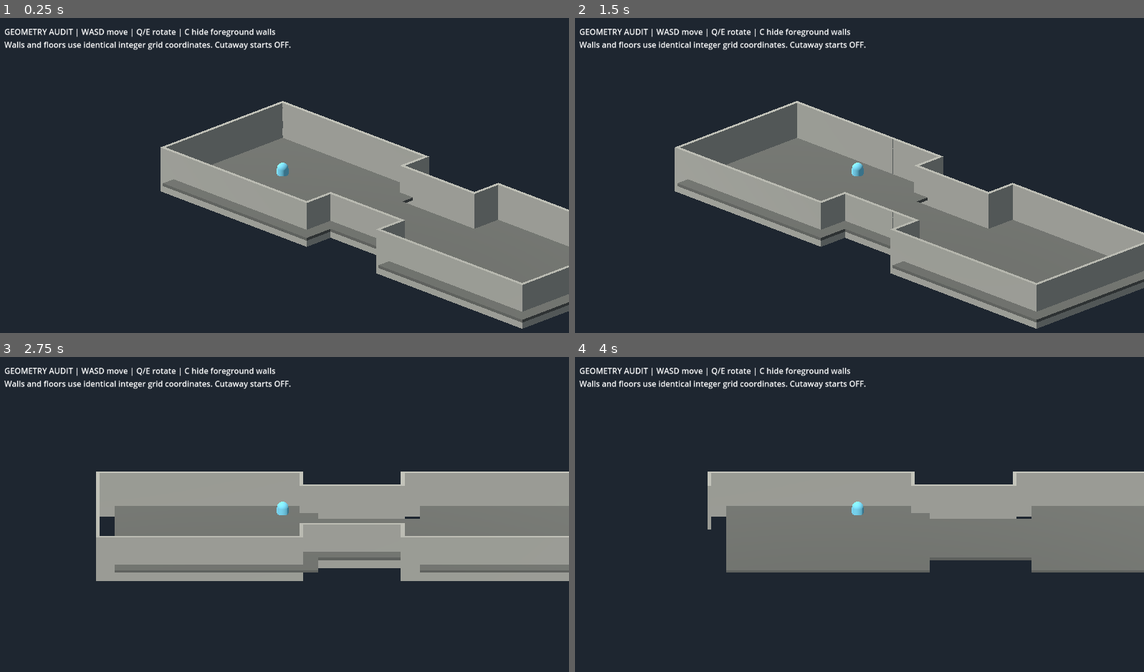
Above: before the commit, frames 1-4 (two rows, left to right).
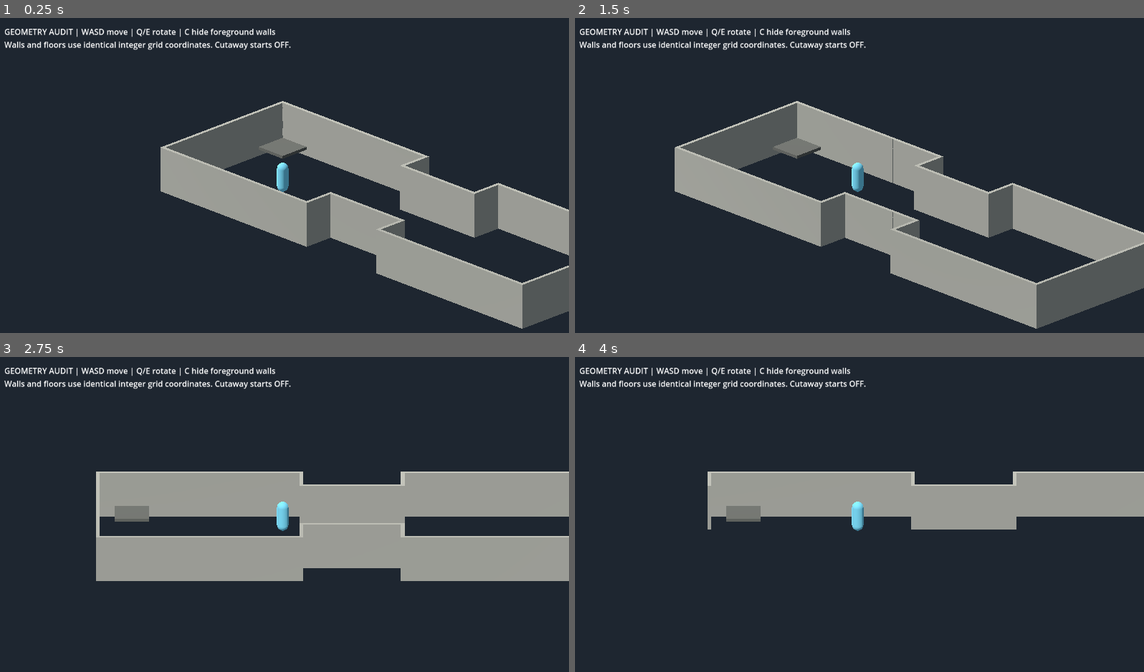
Above: after the commit, the same moments.

Repository: Jonty303/Project-Gauntlands
Game: Godot game, scene res://scenes/grid_geometry_audit_25d.tscn
Same seed, same stepped clock (60 frames per second), same inputs: the game is played once before the commit and once after it. This scene is started directly instead of the project's main scene.
Inputs (mouse positions are in pixels of both pictures, inside the frame that each line leads up to):
- Up to frame 1 (0.25 s): no input
- Up to frame 2 (1.5 s): tap Enter (ui_accept) at 0.5, 0.77 s; move the mouse to (984, 162) at 0.52 s; hold D (move_right) 0.53-1.25 s; hold Space (attack) 0.53-1.25 s; click (984, 162) at 0.67 s; drag from (745, 194) to (831, 241) at 1.27 s
- Up to frame 3 (2.75 s): tap Enter (ui_accept) at 2 s; move the mouse to (341, 448) at 2.02 s; hold D (move_right) from 2.03 s (still down); tap Q (target_previous) at 2.1 s
- Up to frame 4 (4 s): release D (move_right) at 2.75 s; drag from (831, 580) to (683, 470) at 2.77 s; tap Enter (ui_accept) at 3.5, 3.77 s; move the mouse to (1030, 564) at 3.52 s; hold A (move_left) from 3.53 s (still down); tap C at 3.6 s

The runs differ from the first frame. In frame 1, 9.6% of the frame differs, in the area x 28-100%, y 40-97%; in frame 2, 10%; in frame 3, 7.7%; in frame 4, 14%, in the area x 26-100%, y 47-69%.
Error after the commit: Assertion failed: GridMap floor centre disagrees with wall coordinate convention (res://scripts/grid_geometry_audit_25d.gd:59)

Commit message:
Explicitly centre GridMap floor cells and assert floor-wall coordinate agreement

Diff:
--- a/scripts/grid_geometry_audit_25d.gd
+++ b/scripts/grid_geometry_audit_25d.gd
@@ -46,10 +46,17 @@
     grid.name = "AuthoritativeFloorGrid"
     grid.mesh_library = library
     grid.cell_size = Vector3(CELL,CELL,CELL)
+    grid.cell_center_x = true
+    grid.cell_center_y = true
+    grid.cell_center_z = true
     add_child(grid)
     for key in occupied:
         var cell: Vector2i = key
-        grid.set_cell_item(Vector3i(cell.x,0,cell.y),0)
+        var map_cell := Vector3i(cell.x,0,cell.y)
+        grid.set_cell_item(map_cell,0)
+        var actual_center: Vector3 = grid.to_global(grid.map_to_local(map_cell))
+        var expected_center := Vector3(float(cell.x)*CELL,0,float(cell.y)*CELL)
+        assert(actual_center.distance_to(expected_center) < 0.001,"GridMap floor centre disagrees with wall coordinate convention")
 
 func _build_boundary_walls() -> void:
     # An edge exists if and only if one side is occupied and the other is void.
